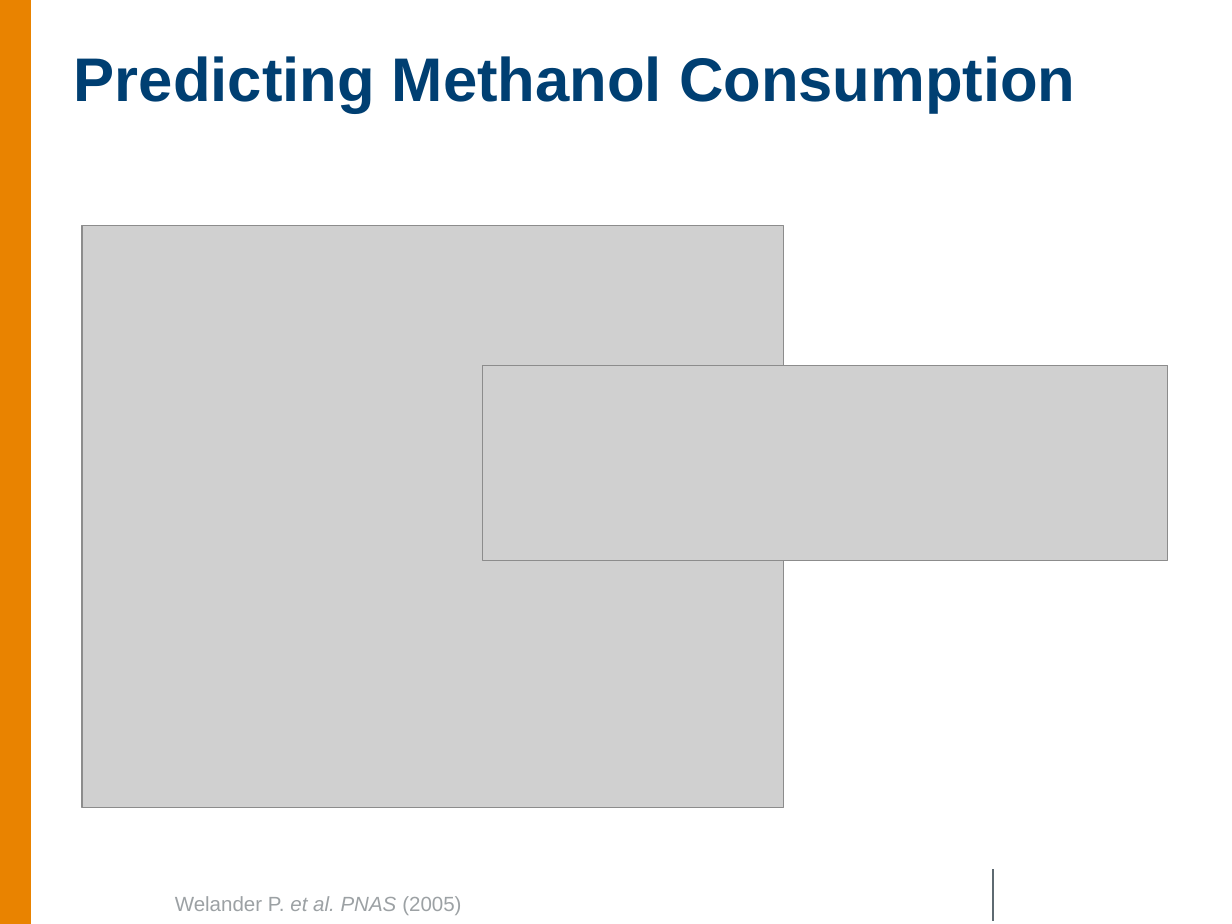
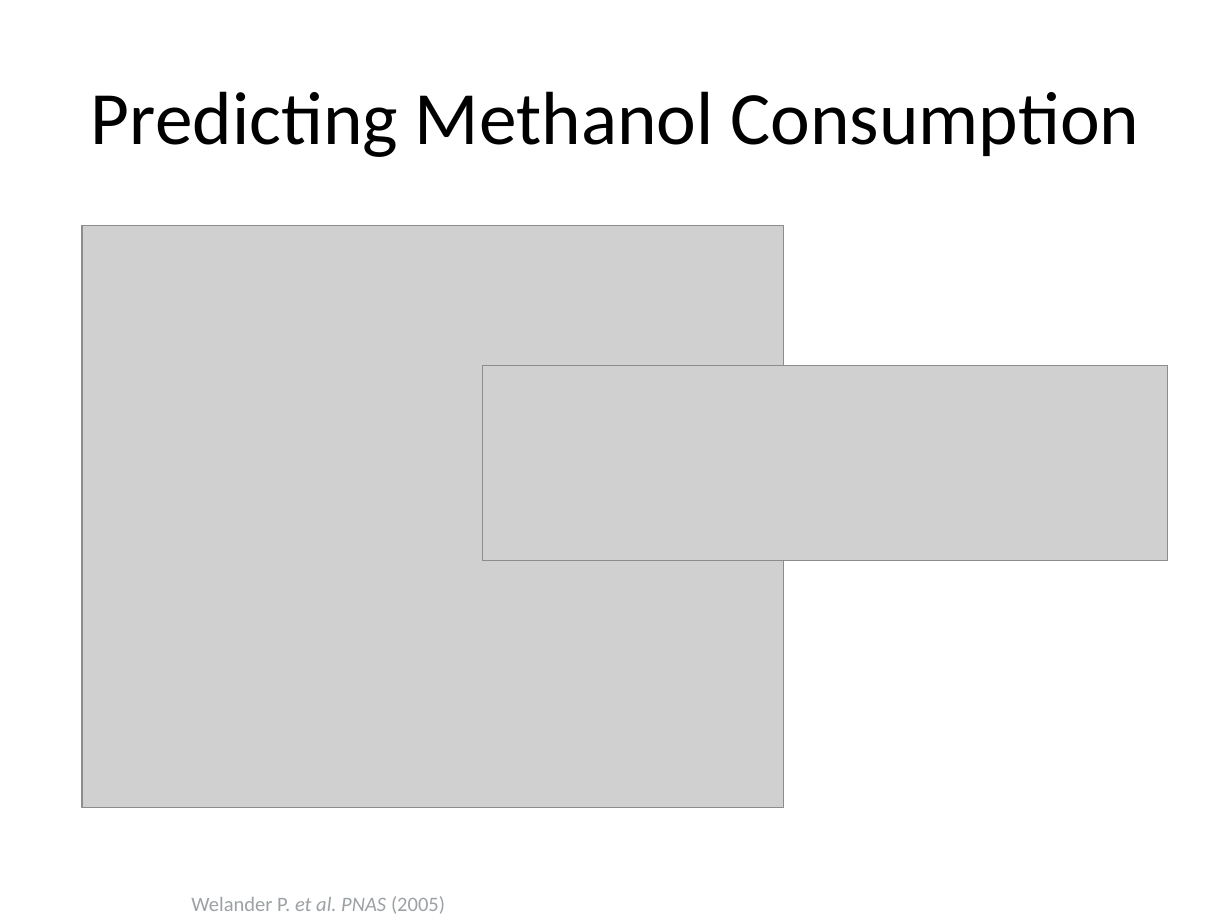
Before and after one commit to marichards/methanococcus, a slide deck: slide 6 of Reports/2015_05_update.pptx (slide 2 before the commit). Drawn at 1232x924 pixels with LibreOffice and Linux fonts; fonts in the diff are those of the drawing; grey boxes stand for pictures; background and template pictures are left out. Boxes give left, top, right and bottom in pixels: in the first picture for what was removed or moved away, otherwise in the second. Text is boxed around its words. In the diff, an @@ line names an element or a change of style, - is before the commit and + after.

```diff
--- a/Reports/2015_05_update.pptx
+++ b/Reports/2015_05_update.pptx
@@ rectangle removed at (0, 0, 31, 924) @@
@@ title "Predicting Methanol Consumption": place and size @@
-title "Predicting Methanol Consumption" at (74, 56, 1076, 113)
+title "Predicting Methanol Consumption" at (91, 91, 1140, 157)
@@ title "Predicting Methanol Consumption" at (91, 91, 1140, 157): size 36 to 44 pt, font Arial to Calibri, text colour #003F72 to #000000, bold off; alignment left to centre @@
@@ text "Welander P. et al. PNAS ..." at (191, 896, 445, 914): font Arial to Calibri @@
@@ line removed from (993, 870) to (993, 922) @@
```
Also in this commit, not shown: 7 slides added, 1 slide removed, 8 other files.
